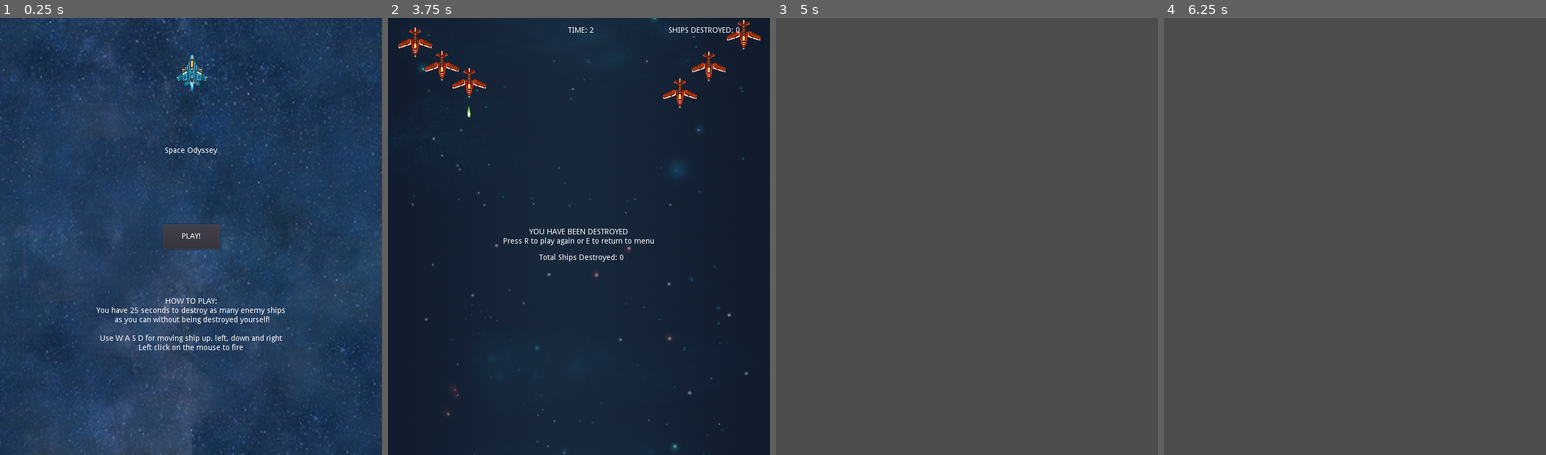
Above: before the commit, frames 1-4 (left to right).
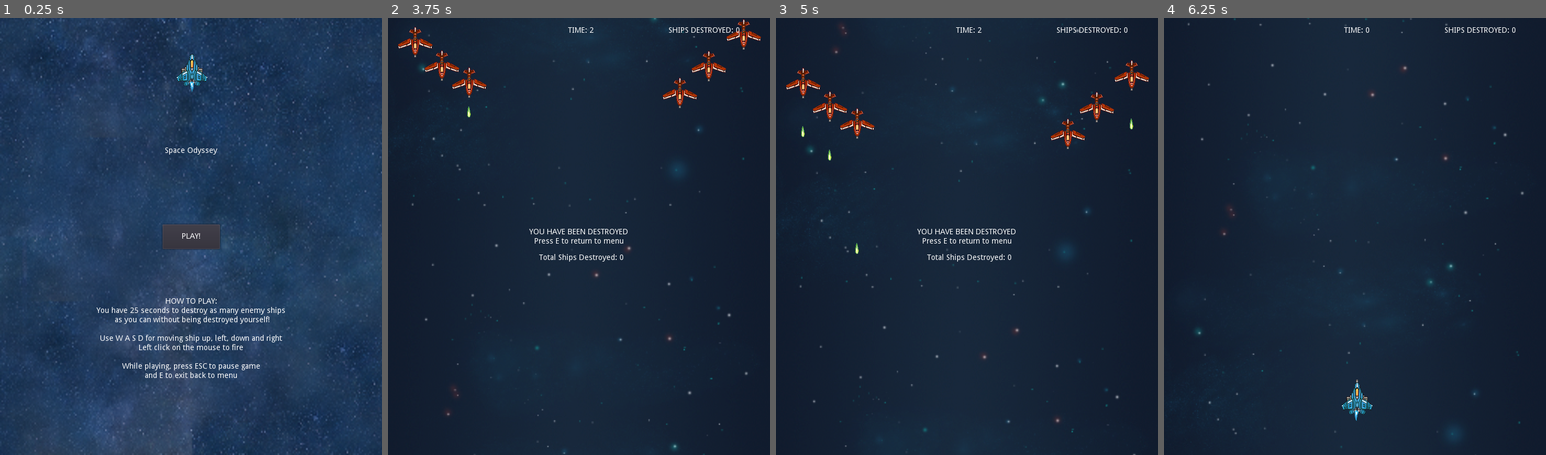
Above: after the commit, the same moments.

Repository: jdibble21/FP-Space-Odyssey
Game: Godot game, scene res://src/Menu.tscn
Same seed, same stepped clock (60 frames per second), same inputs: the game is played once before the commit and once after it.
Inputs (mouse positions are in pixels of both pictures, inside the frame that each line leads up to):
- Up to frame 1 (0.25 s): no input
- Up to frame 2 (3.75 s): click "PLAY!" at 0.5 s; move the mouse to (559, 323) at 1.27 s; hold W (move_up) 1.28-2.78 s; click (559, 323) at 1.35 s; move the mouse to (693, 302) at 2.02 s; click (693, 302) at 2.1 s; move the mouse to (464, 170) at 2.77 s; hold A (move_left) from 2.78 s (still down); click (464, 170) at 2.85 s; move the mouse to (598, 236) at 3.52 s; click (598, 236) at 3.6 s
- Up to frame 3 (5 s): tap R (restart) at 4.25, 4.9 s; move the mouse to (909, 127) at 4.27 s; release A (move_left) at 4.28 s; hold S (move_down) from 4.28 s (still down); click (909, 127) at 4.35 s
- Up to frame 4 (6.25 s): tap E (return_to_menu) at 5 s; move the mouse to (1439, 214) at 5.02 s; release S (move_down) at 5.03 s; hold D (move_right) 5.03-5.75 s; click (1439, 214) at 5.1 s; click (1355, 236) at 5.75 s, where only the run after the commit has a clickable "PLAY!"

The runs differ from the first frame. In frame 1, 0.3% of the frame differs, in the area x 32-68%, y 78-83%; in frame 2, 0.3%; in frame 3, 100%; in frame 4, 100%, in the area x 0-100%, y 0-100%.

Commit message:
Edit play values

Diff:
--- a/project/src/LevelOne/LevelOne.gd
+++ b/project/src/LevelOne/LevelOne.gd
@@ -13,6 +13,7 @@
 onready var _HUD := $HUD
 onready var _background := $ParallaxBackground/ParallaxLayer
 onready var _menu_scene := load("res://src/Menu.tscn")
+onready var _gameplay_scene = load("res://src/LevelOne/LevelOne.tscn")
 func _ready():
 # warning-ignore:return_value_discarded
 	$Player.connect("player_defeated",self,"_on_player_defeat")
@@ -37,14 +38,12 @@
 	if Input.is_action_pressed("return_to_menu"):
 		queue_free()
 		get_tree().get_root().add_child(_menu_scene.instance())
-	if Input.is_action_just_pressed("restart"):
-		queue_free()
-		get_tree().reload_current_scene()
 	if _HUD.rounded_time >= 25:
 		_on_time_finished()
 
 
 func _on_player_defeat():
+	$HazardTimer.stop()
 	$HUD.set_process(false)
 	$MusicLoop.stop()
 	$HUD/DefeatLabel.show()
@@ -55,6 +54,7 @@
 
 
 func _on_time_finished():
+	$HazardTimer.stop()
 	$HUD.set_process(false)
 	$HUD/GameOverLabel.show()
 	$HUD/FinalScoreLabel.show()
--- a/project/src/Menu.tscn
+++ b/project/src/Menu.tscn
@@ -69,6 +69,9 @@
 
 Use W A S D for moving ship up, left, down and right
 Left click on the mouse to fire
+
+While playing, press ESC to pause game
+and E to exit back to menu
 "
 align = 1
 __meta__ = {
--- a/project/src/Player/HUD.tscn
+++ b/project/src/Player/HUD.tscn
@@ -27,7 +27,7 @@
 margin_right = 207.0
 margin_bottom = 15.5
 text = "TIME'S UP!
-Thanks for playing! Press R to play again or E to return to menu"
+Thanks for playing! Press  E to return to menu"
 align = 1
 __meta__ = {
 "_edit_use_anchors_": false
@@ -43,7 +43,7 @@
 margin_right = 146.0
 margin_bottom = 15.5
 text = "YOU HAVE BEEN DESTROYED
-Press R to play again or E to return to menu"
+Press E to return to menu"
 align = 1
 __meta__ = {
 "_edit_use_anchors_": false
--- a/project/src/Player/Player.gd
+++ b/project/src/Player/Player.gd
@@ -52,7 +52,6 @@
 func _on_HitBox_hit(area):
 	if area.is_in_group("hazard"):
 		emit_signal("player_hit")
-		print("player hit!!!")
 		_player_lives -= 1
 		if _player_lives <= 0:
 			set_process(false)
Not shown, changed: README.md
